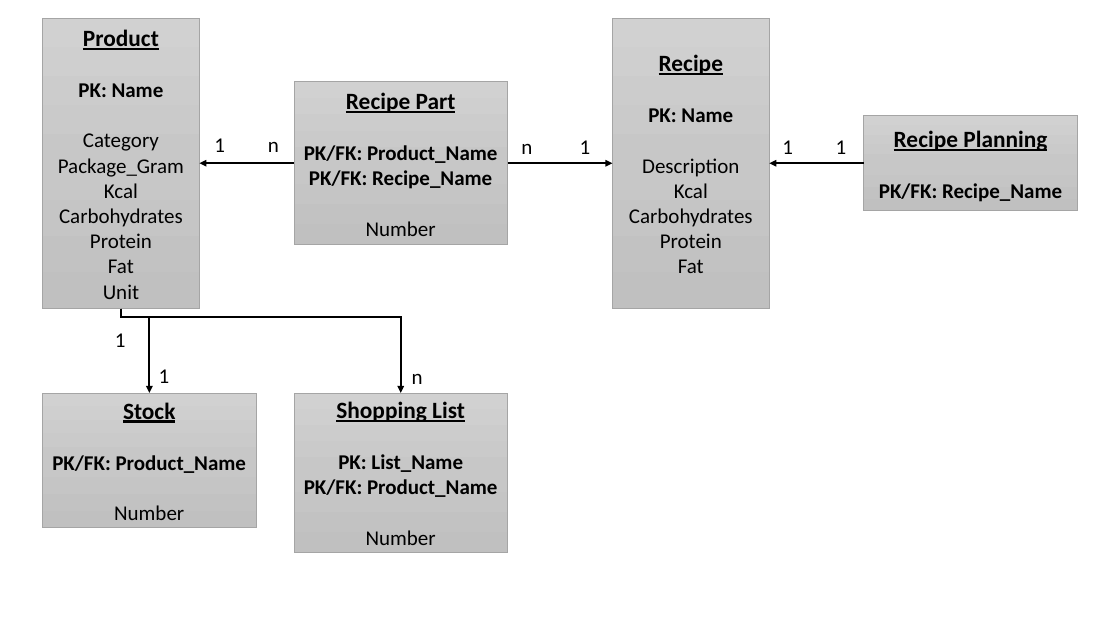
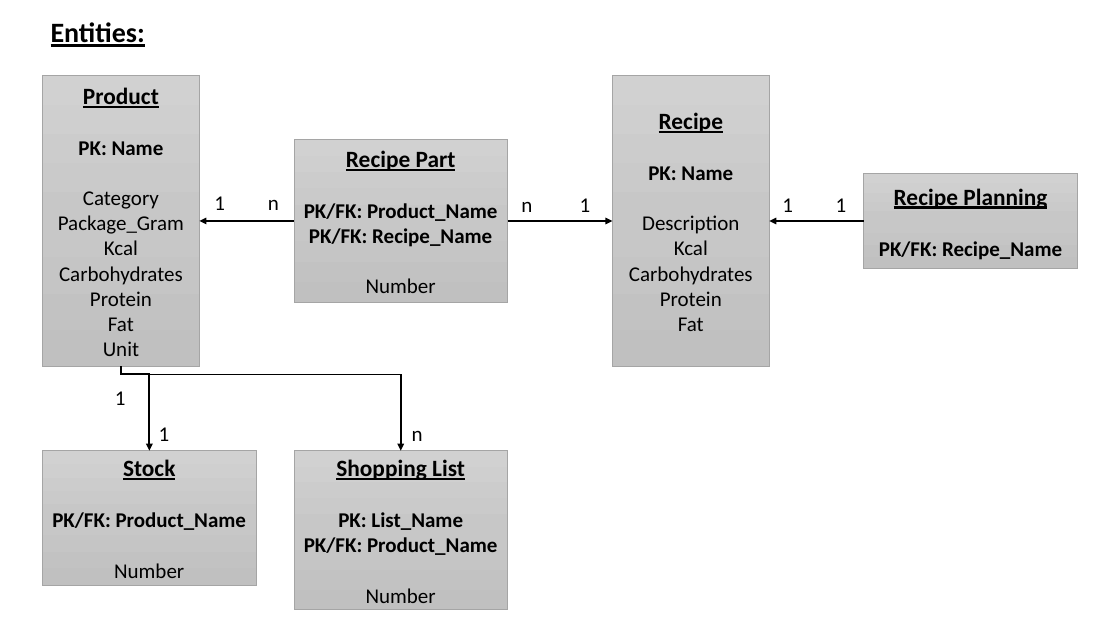
Before and after one commit to FoodAppGroup/FoodApp-Server, a slide deck: slide 1 of .documentation/files/Modelling.pptx. Drawn at 1120x630 pixels with LibreOffice and Linux fonts; fonts in the diff are those of the drawing. Boxes give left, top, right and bottom in pixels: in the first picture for what was removed or moved away, otherwise in the second. Text is boxed around its words. In the diff, an @@ line names an element or a change of style, - is before the commit and + after.

```diff
--- a/.documentation/files/Modelling.pptx
+++ b/.documentation/files/Modelling.pptx
@@ text added at [51,22,145,47], 24 pt, text #000000, bold, underline @@
+Entities:
@@ 3 rectangles: place and size @@
-3 rectangles at [43,82,507,552]
+3 rectangles at [43,139,507,609]
@@ 6 texts, 3 rectangles, 3 arrows, 2 elbow arrows: place and size @@
-6 texts, 3 rectangles, 3 arrows, 2 elbow arrows at [43,18,1077,393]
+6 texts, 3 rectangles, 3 arrows, 2 elbow arrows at [43,76,1077,450]
```
Also in this commit, not shown: 1 slide added, 2 other files.
